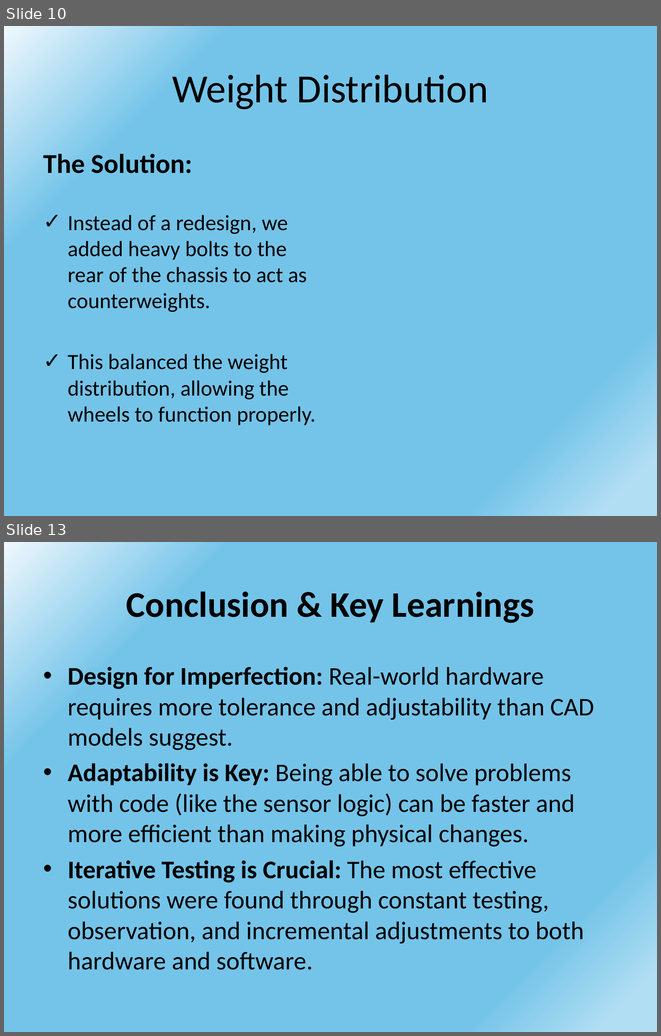
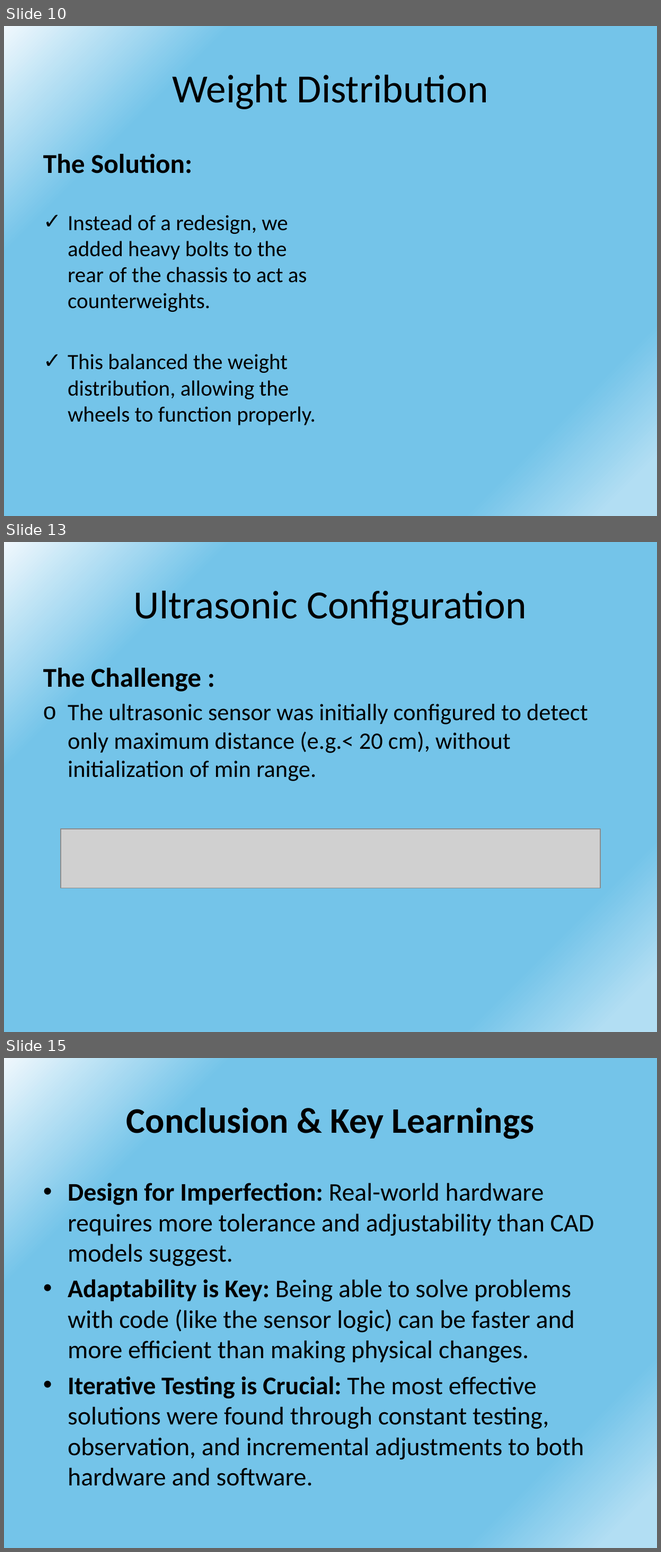
Before and after one commit to DariaShushkova/Autonomous_vehicle_prototype, a slide deck: Presentation.pptx. Shown one above the other, each under a label of ours: slides 10 and 13 before the commit, slides 10, 13 and 15 after it; the slides between them are not shown. The pictures are 661x1036 and 661x1552 pixels, drawn with LibreOffice and Linux fonts; fonts in the diff are those of the drawing; grey boxes stand for pictures. Boxes give left, top, right and bottom in pixels: in the first picture for what was removed or moved away, otherwise in the second. Text is boxed around its words. In the diff, an @@ line names an element or a change of style, - is before the commit and + after.

```diff
--- a/Presentation.pptx
+++ b/Presentation.pptx
@@ slide 13 added at [4, 542, 657, 1032], background gradient #F0F8FD to #74C4E9 to #B2DEF3 @@
@@ title added at [134, 590, 527, 625], 44 pt, text #000000 @@
+Ultrasonic Configuration
@@ text added at [43, 668, 588, 781], 26 pt, text #000000 @@
+The Challenge :
+o The ultrasonic sensor was initially configured to detect only maximum distance (e.g.< 20 cm), without initialization of min range.
@@ picture added at [61, 829, 600, 888] @@
@@ what was slide 13 is now slide 15 @@
```
Also in this commit, not shown: 2 slides changed, 1 other slide added.
